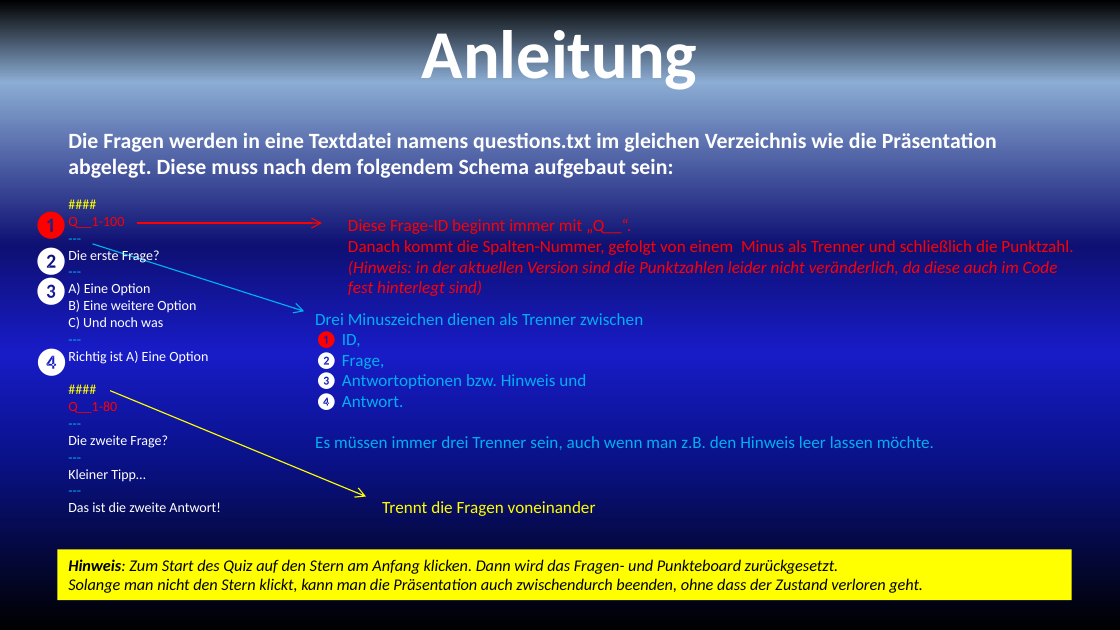
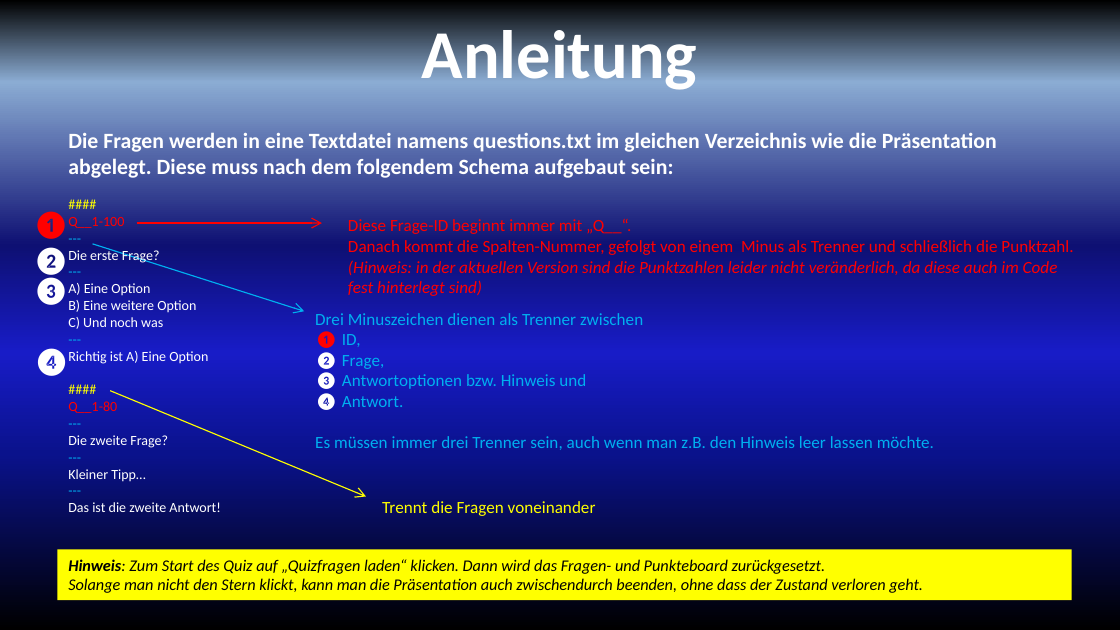
Before and after one commit to mailias/powerpoint_quiz, a slide deck: slide 1 of quiz.pptm. Drawn at 1120x630 pixels with LibreOffice and Linux fonts; fonts in the diff are those of the drawing. Boxes give left, top, right and bottom in pixels: in the first picture for what was removed or moved away, otherwise in the second. Text is boxed around its words. In the diff, an @@ line names an element or a change of style, - is before the commit and + after.

```diff
--- a/quiz.pptm
+++ b/quiz.pptm
@@ text in rectangle at (68,559,825,574): text changed @@
-Hinweis: Zum Start des Quiz auf den Stern am Anfang klicken. Dann wird das Fragen- und Punkteboard zurückgesetzt.
+Hinweis: Zum Start des Quiz auf „Quizfragen laden“ klicken. Dann wird das Fragen- und Punkteboard zurückgesetzt.
```
Also in this commit, not shown: 1 other slide changed, 1 slide added, 2 slides removed, 1 other file.
